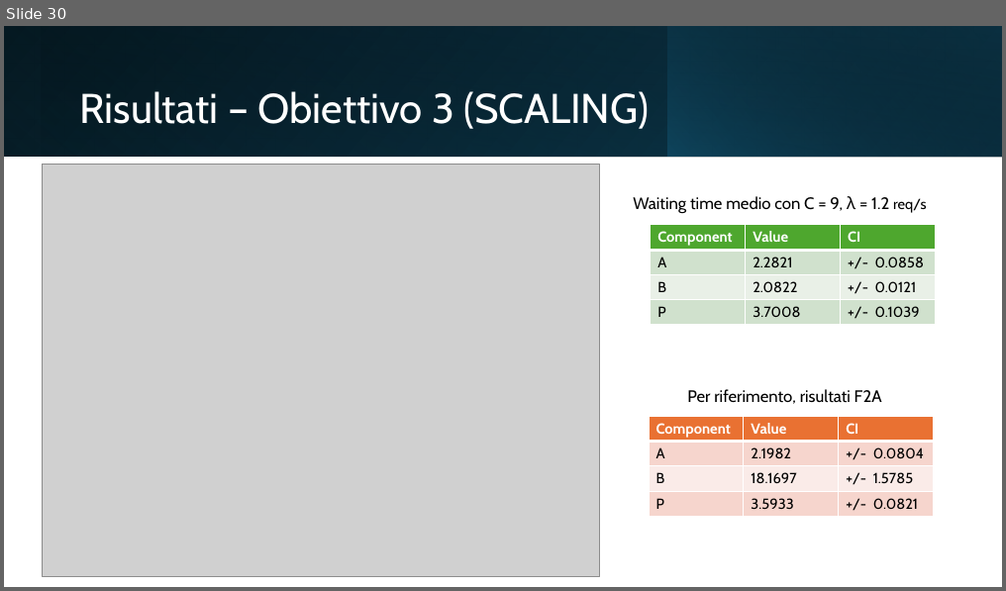
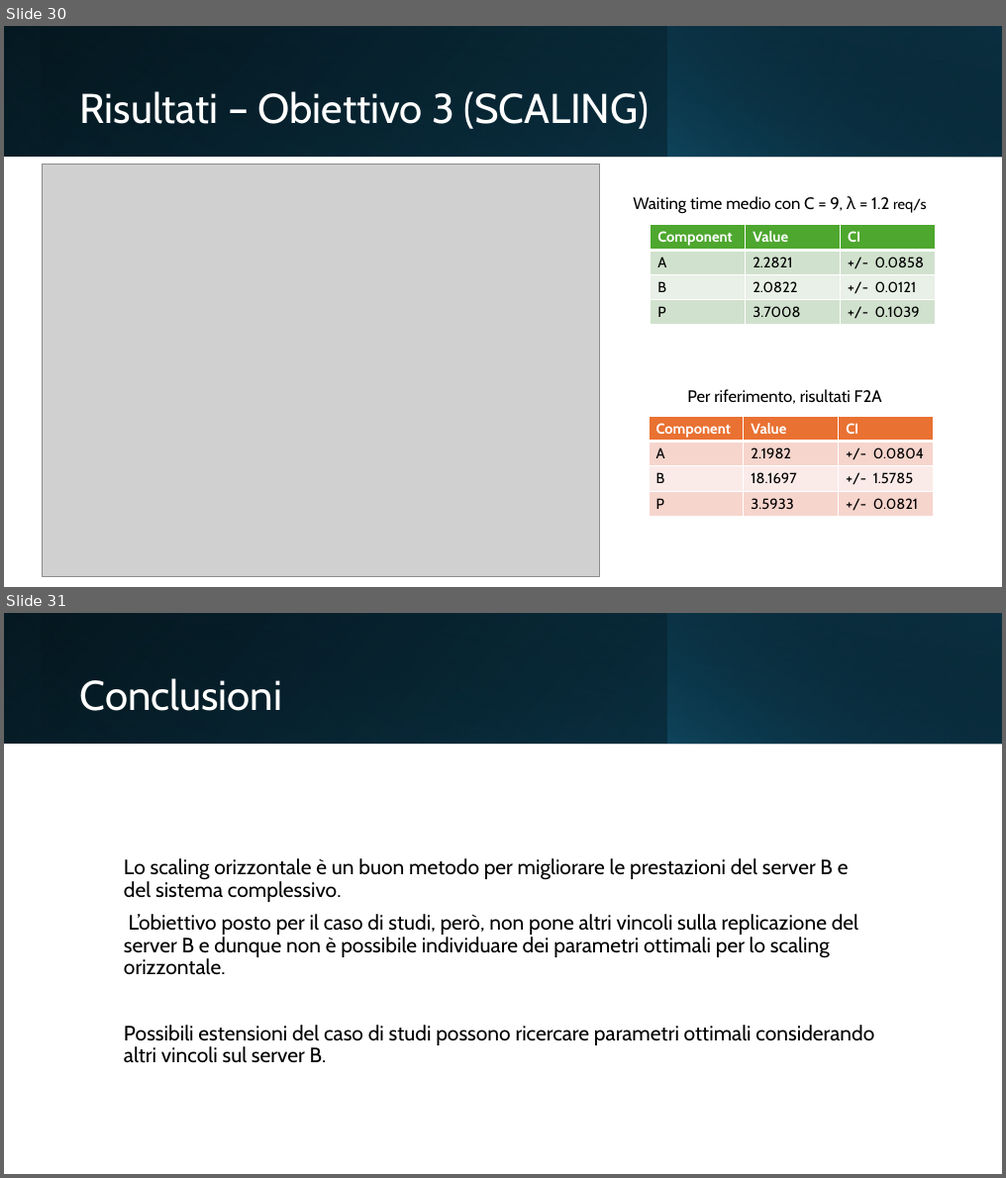
Before and after one commit to jack-mack15/ProgettoPMCSN, a slide deck: Progetto PMCSN.pptx. Shown one above the other, each under a label of ours: slide 30 before the commit, slides 30 and 31 after it. The pictures are 1006x591 and 1006x1178 pixels, drawn with LibreOffice and Linux fonts; fonts in the diff are those of the drawing; grey boxes stand for pictures. Boxes give left, top, right and bottom in pixels: in the first picture for what was removed or moved away, otherwise in the second. Text is boxed around its words. In the diff, an @@ line names an element or a change of style, - is before the commit and + after.

```diff
--- a/Progetto PMCSN.pptx
+++ b/Progetto PMCSN.pptx
@@ slide 31 added at (4,613,1002,1174), background #FFFFFF @@
@@ rectangle added at (4,613,1002,744), fill gradient #000000 to #104862 @@
@@ rectangle added at (4,613,668,744), fill gradient #156082 to #0B3041 @@
@@ rectangle added at (42,613,1002,744), fill gradient #000000 to #0B3041 @@
@@ rectangle added at (668,613,1002,744), fill gradient #156082 to #000000 @@
@@ title added at (80,678,282,711), 40 pt, text #FFFFFF @@
+Conclusioni
@@ text added at (124,859,874,1063), 20 pt, text #000000 @@
+Lo scaling orizzontale è un buon metodo per migliorare le prestazioni del server B e del sistema complessivo.
+L’obiettivo posto per il caso di studi, però, non pone altri vincoli sulla replicazione del server B e dunque non è possibile individuare dei parametri ottimali per lo scaling orizzontale.
+Possibili estensioni del caso di studi possono ricercare parametri ottimali considerando altri vincoli sul server B.
```
Also in this commit, not shown: 4 slides changed, 17 other files.
